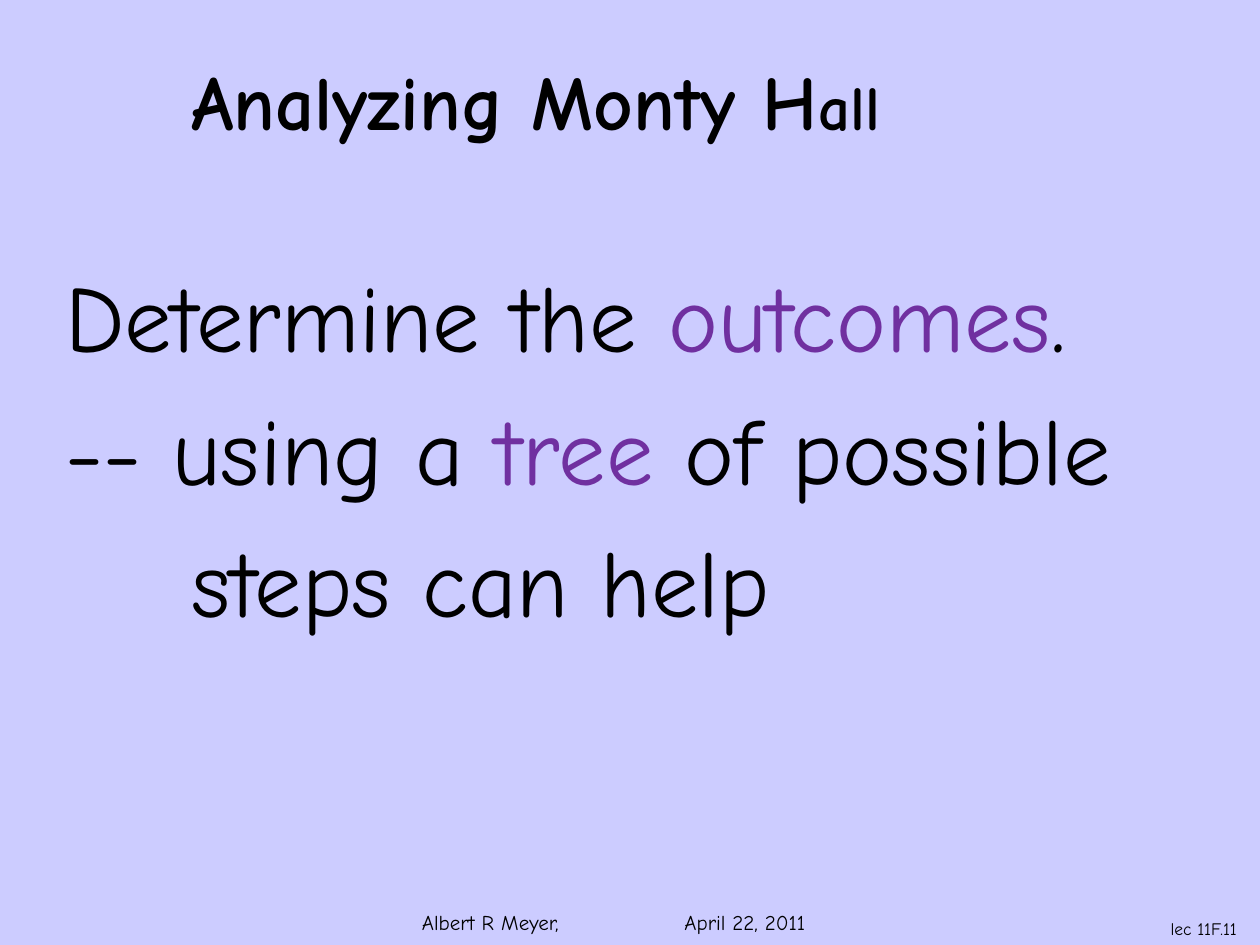
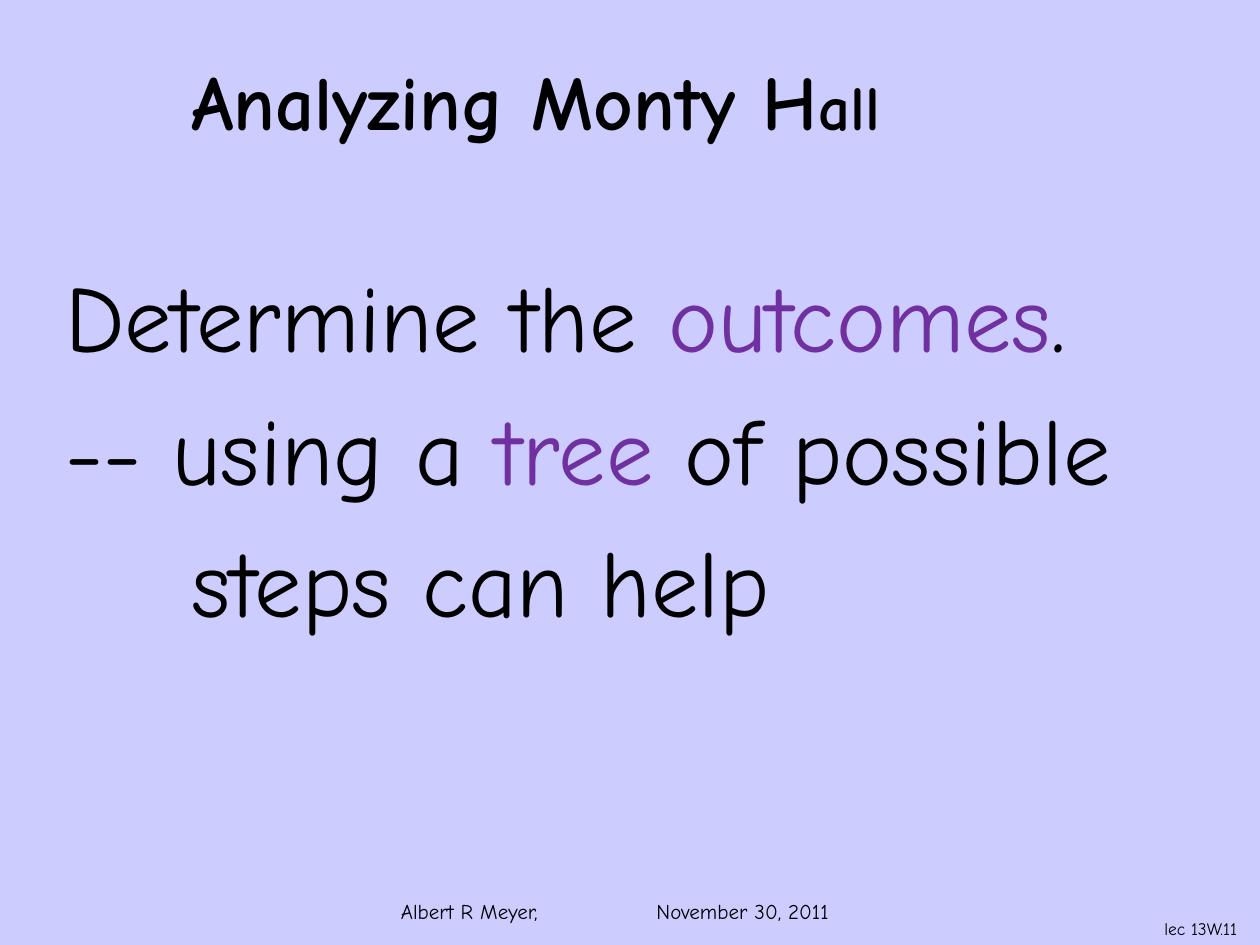
Before and after one commit to armeyer/mcs_web, a slide deck: slide 11 of fall11/slidesF11/slides13w.pptx. Drawn at 1260x945 pixels with LibreOffice and Linux fonts; fonts in the diff are those of the drawing; background and template pictures are left out. Boxes give left, top, right and bottom in pixels: in the first picture for what was removed or moved away, otherwise in the second. Text is boxed around its words. In the diff, an @@ line names an element or a change of style, - is before the commit and + after.

```diff
--- a/fall11/slidesF11/slides13w.pptx
+++ b/fall11/slidesF11/slides13w.pptx
@@ text at (x1=401, y1=904, x2=828, y2=923): text changed @@
-Albert R Meyer, April 22, 2011
+Albert R Meyer, November 30, 2011
@@ page number at (x1=1164, y1=923, x2=1237, y2=935): text changed @@
-lec 11F.11
+lec 13W.11
```
Also in this commit, not shown: 31 other slides changed, 7 other files.
